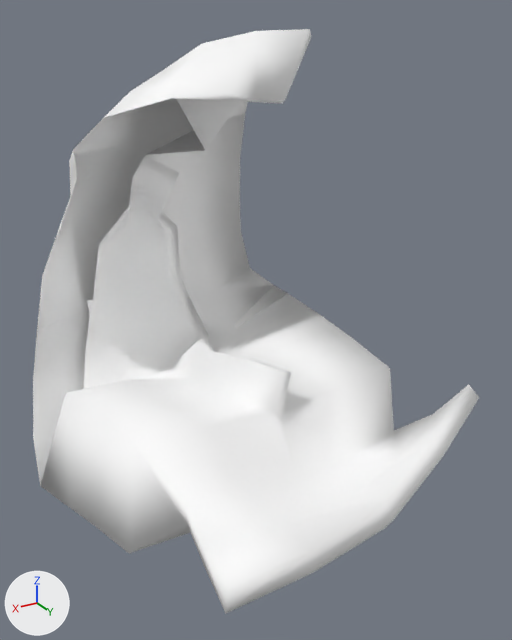
The glTF model EverythingLibraryBrowser/models/furnishings/furnishings-trash-candywrapper/furnishings-trash-candywrapper_v7.glb as it was, and as the next commit left it.
One viewpoint serves both versions: a camera (50 mm lens) standing at (0.049, 0.0909, 0.0727) and looking at (-0.0028, 0.0046, 0.0295). The axes (+X, +Y, +Z) are drawn at lower left. The lights are the same throughout. The older version comes first. Vertices at exactly the same position are counted once.

Objects in the first picture: 'CandyWrapper_v7'.
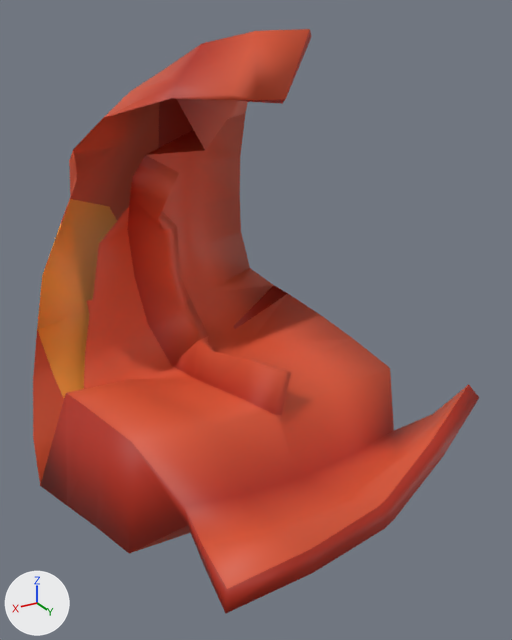
The newer file is also turned or shifted as a whole; pictures and numbers use the older file's frame.

Pixel boxes [x1, y1, x2, y2] of what changed, in the pictures (512 x 640 px):
part 1 of me_mesh_007, recoloured (darker): [33, 29, 469, 589] in both
part 2 of me_mesh_007, recoloured (white to red): [40, 30, 479, 613] in both

The change, as a list of edits to the scene's bpy script:
```text
Change me_mesh_007:
    where me_mesh_007.from_pydata(...)  # 196 vertices, 365 faces; spans x -0.0296..0.0296, y -0.0392..0.0392, z 0.0..0.0707
    used by ob_candywrapper_v7; location = (0.0, 0.0, 0.0)
    me_mesh_007 part 1: 221 faces centred in x -0.025..0.0259, y -0.0374..0.0359, z 0.0006..0.0672 are repainted in the vertex colours; the middle colour goes from white #ffffff to orange #db5432
    me_mesh_007 part 2: 144 faces centred in x -0.0285..0.0266, y -0.038..0.0383, z 0.0036..0.0703 are repainted in the vertex colours; the middle colour goes from white #ffffff to red #b22912
```
